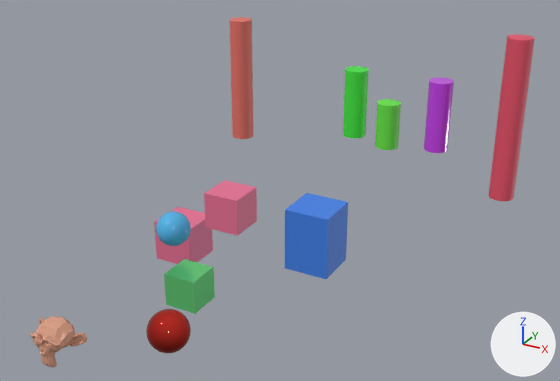
The OBJ model scene/scene.obj: old version first, new version second.
Before and after are seen from a camera (50 mm lens) standing at (23.0, -31.2, 22.7) and looking at (-0.1, 10.8, 1.8). The axes (+X, +Y, +Z) are drawn at lower right. The lights are the same throughout. Where no turn or scale is listed for an object, it has been applied to the vertices. Vertices at the same position are counted once.

In view in the first picture: 'Suzanne'.
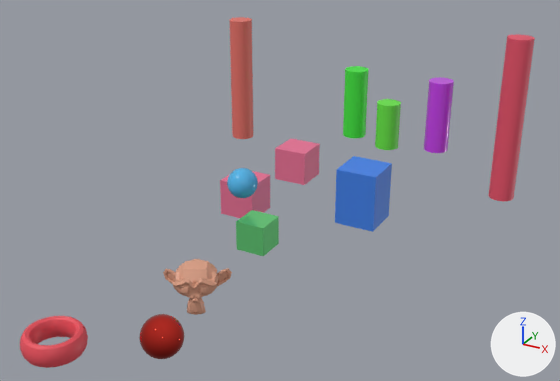
Boxes [x1, y1, x2, y2] around the edits, measured in the pictures (560 x 381 px; the box of a moved part takes in the faces that stretch with it):
'Suzanne', reshaped: before [30, 17, 535, 367]; after [20, 17, 535, 368]
part 1 of me_suzanne, moved or reshaped: before [164, 259, 215, 314]; after [236, 210, 279, 256]
part 2 of me_suzanne, moved or reshaped: before [154, 207, 213, 264]; after [220, 171, 270, 218]
part 3 of me_suzanne, moved or reshaped: before [285, 193, 348, 279]; after [335, 156, 392, 232]
part 4 of me_suzanne, moved or reshaped: before [156, 211, 191, 246]; after [227, 168, 258, 198]
part 5 of me_suzanne, moved or reshaped: before [204, 180, 257, 236]; after [275, 139, 320, 185]
part 6 of me_suzanne, added: after [163, 259, 232, 315]
part 7 of me_suzanne, moved or reshaped: before [30, 316, 87, 367]; after [20, 316, 88, 368]
part 8 of me_suzanne, moved or reshaped: before [146, 309, 191, 353]; after [139, 314, 184, 359]

Edits to the bpy script that builds the scene:
```text
Add mat_material_012:
    mat_material_012 = principled_material('Material.012')
    mat_material_012.base_color = (0.801, 0.0767, 0.104)  # red #e74e5b
Change me_suzanne:
    used by ob_suzanne; location = (0.0, 0.0, 0.0)
    remove me_suzanne.from_pydata(...)  # 1821 vertices, 3555 faces; spans x -15.1..11.8, y -8.7..30.6, z -3.4..9.8
    add me_suzanne.from_pydata(...)  # 2397 vertices, 4707 faces; spans x -15.1..11.8, y -9.5..30.6, z -3.4..9.8
    me_suzanne part 1: the loose piece of 8 vertices spanning x -1.0..1.0, y -1.0..1.0, z -1.0..1.0 is moved by (0.0, 7.6, 0.0)
    me_suzanne part 2: the loose piece of 8 vertices spanning x -5.2..-2.6, y 3.6..6.2, z -1.3..1.3 is moved by (0.0, 7.6, 0.0)
    me_suzanne part 3: the loose piece of 8 vertices spanning x 2.0..5.0, y 7.7..10.6, z -2.1..2.1 is moved by (0.0, 7.6, 0.0)
    me_suzanne part 4: the loose piece of 482 vertices spanning x -2.7..-0.7, y 0.1..2.1, z 1.8..3.8 is moved by (0.0, 7.6, 0.0)
    me_suzanne part 5: the loose piece of 8 vertices spanning x 1.6..3.6, y -0.4..1.6, z 4.3..6.3 is moved by (0.0, 7.6, 0.0)
    me_suzanne part 6: a new loose piece of 505 vertices spanning x -1.7..1.8, y -1.2..1.8, z -1.4..1.4, in mat_material_010 (beige #dca085)
    me_suzanne part 7: 5 vertices moved within x -3.8..-1.8, y -8.5..-7.3, z 0.0..0.4; 496 vertices removed from x -4.5..-1.3, y -8.7..-6.7, z -1.1..1.1; 567 vertices added at x -4.5..-1.2, y -9.5..-6.2, z -0.6..0.7
    me_suzanne part 8: 4 vertices moved within x 4.1..4.9, y -7.9..-7.7, z 1.8..3.7; 462 vertices removed from x 3.2..5.2, y -8.5..-6.5, z 1.8..3.8; 462 vertices added at x 3.2..5.2, y -9.0..-7.0, z 1.8..3.8
    add me_suzanne.materials.append(mat_material_012)  # red #e74e5b
```
